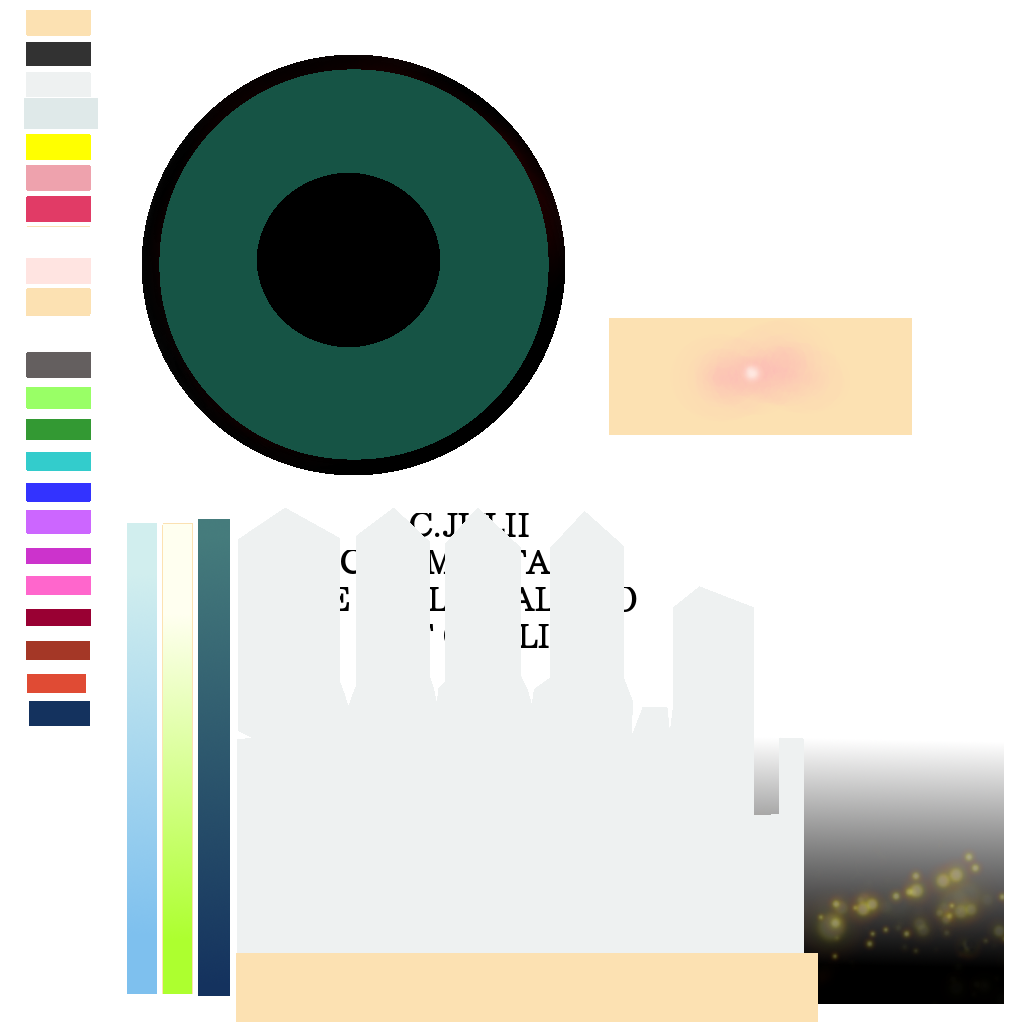
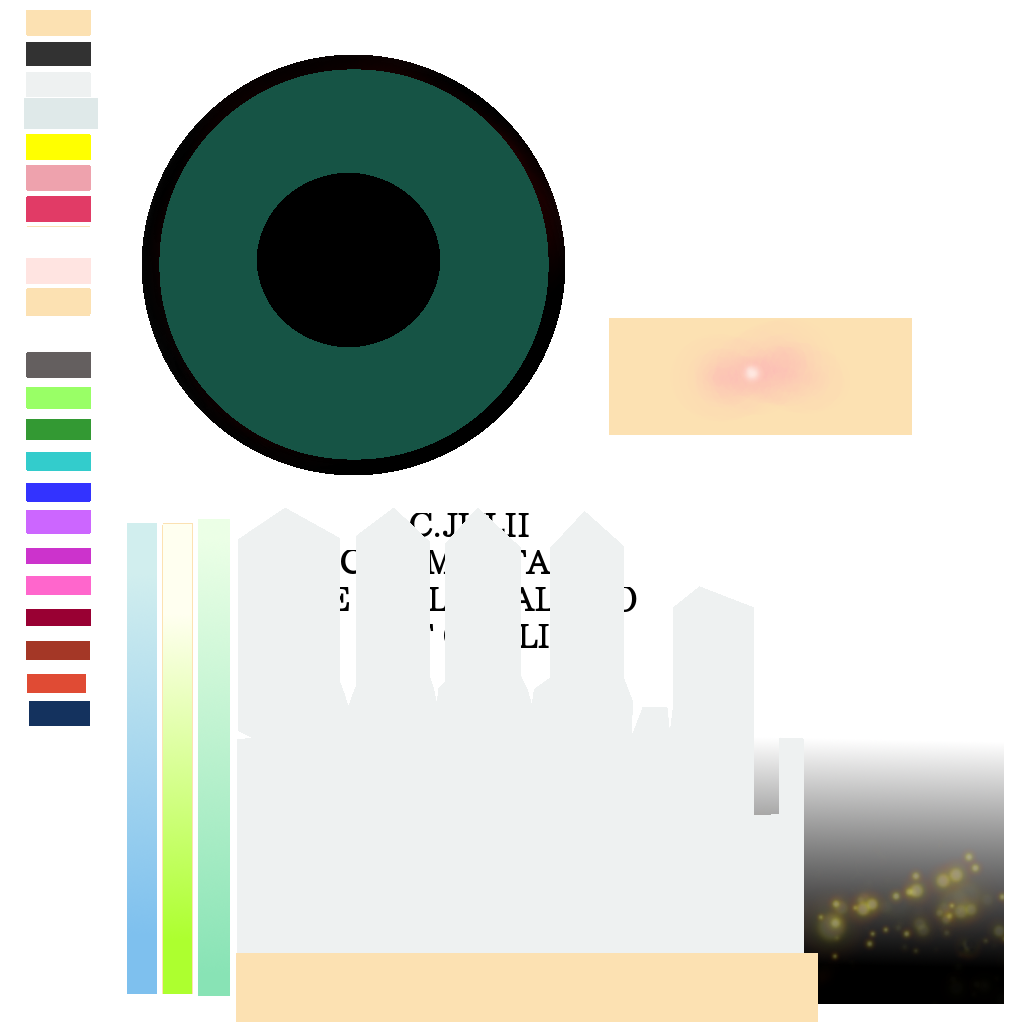
Layers edited between the first and the second 1024×1024 image:
painted on "レイヤー" over 198, 519, 230, 996
